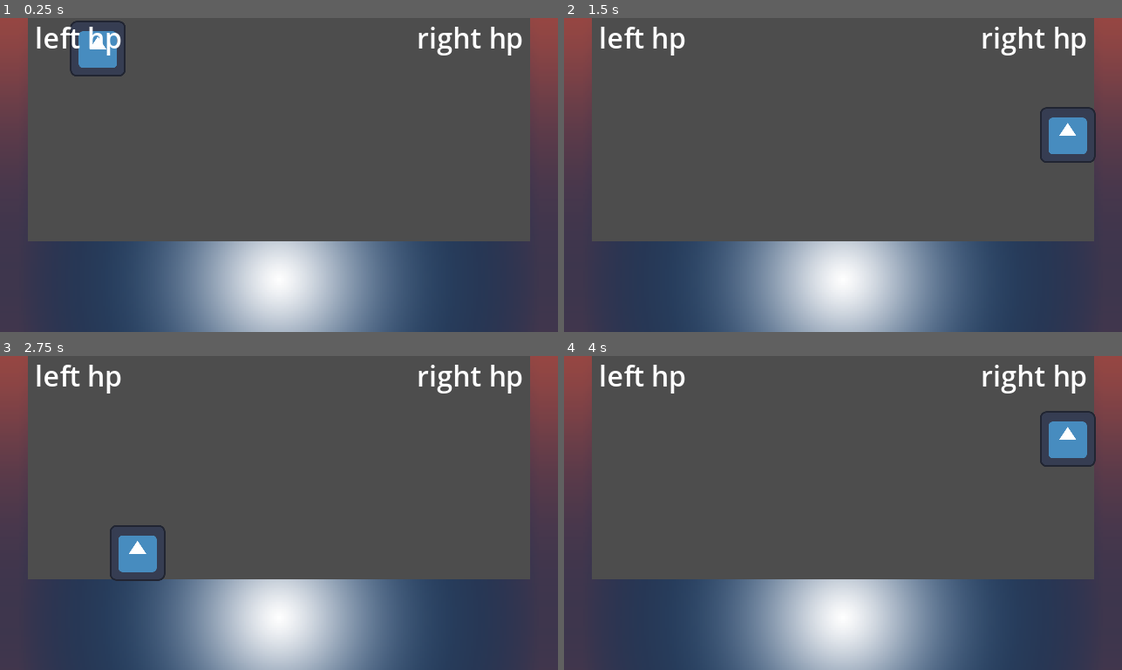
Above: before the commit, frames 1-4 (two rows, left to right).
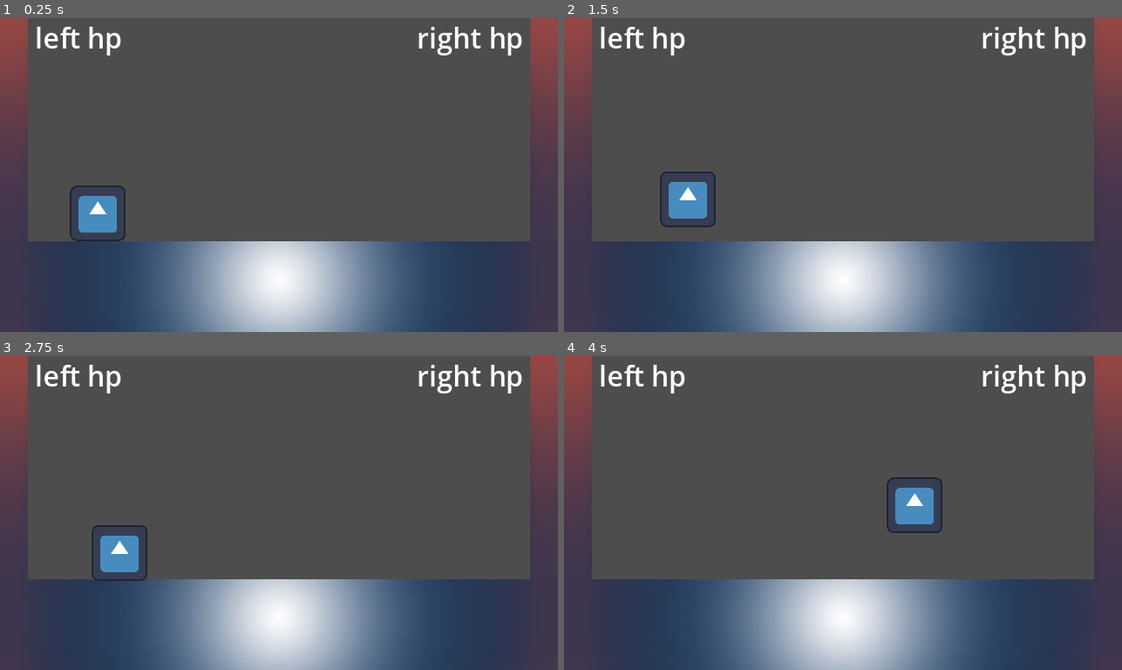
Above: after the commit, the same moments.

Repository: Craig-Holbrook/kc_fighter
Game: Godot game, scene res://stage/stage.tscn
Same seed, same stepped clock (60 frames per second), same inputs: the game is played once before the commit and once after it. This scene is started directly instead of the project's main scene. The engine's default icon, where the game draws it, is replaced by a stand-in: a white triangle on a blue panel in a dark square.
Inputs:
- Up to frame 1 (0.25 s): no input
- Up to frame 2 (1.5 s): tap Enter (ui_accept) at 0.5, 0.6, 0.77, 1.07, 1.35 s; hold Right (ui_right) from 0.53 s (still down)
- Up to frame 3 (2.75 s): tap Enter (ui_accept) at 1.52, 1.82, 2.1 s; release Right (ui_right) at 2.03 s; hold Left (ui_left) from 2.03 s (still down)
- Up to frame 4 (4 s): release Left (ui_left) at 2.78 s; hold Right (ui_right) from 2.78 s (still down); tap Enter (ui_accept) at 2.85, 3.02, 3.32, 3.6, 3.77 s

The runs differ from the first frame. In frame 1, 1.9% of the frame differs, in the area x 12-23%, y 0-72%; in frame 2, 2.0%, in the area x 17-96%, y 28-67%; in frame 3, 1.1%; in frame 4, 2.0%.

Commit message:
added state machine, parent state class, player states

Diff:
--- a/player/player.gd
+++ b/player/player.gd
@@ -1,28 +1,7 @@
 extends CharacterBody2D
 
-
-const SPEED = 300.0
-const JUMP_VELOCITY = -400.0
-
-# Get the gravity from the project settings to be synced with RigidBody nodes.
-var gravity = ProjectSettings.get_setting("physics/2d/default_gravity")
+@onready var state_machine = $PlayerStateMachine as StateMachine
 
 
-func _physics_process(delta):
-	# Add the gravity.
-	if not is_on_floor():
-		velocity.y += gravity * delta
-
-	# Handle jump.
-	if Input.is_action_just_pressed("ui_accept") and is_on_floor():
-		velocity.y = JUMP_VELOCITY
-
-	# Get the input direction and handle the movement/deceleration.
-	# As good practice, you should replace UI actions with custom gameplay actions.
-	var direction = Input.get_axis("ui_left", "ui_right")
-	if direction:
-		velocity.x = direction * SPEED
-	else:
-		velocity.x = move_toward(velocity.x, 0, SPEED)
-
-	move_and_slide()
+func _ready():
+	pass
--- a/player/player.tscn
+++ b/player/player.tscn
@@ -1,7 +1,13 @@
-[gd_scene load_steps=4 format=3 uid="uid://bjc58ru266ooi"]
+[gd_scene load_steps=10 format=3 uid="uid://bjc58ru266ooi"]
 
 [ext_resource type="Texture2D" uid="uid://2mduhi2bdwkg" path="res://icon.svg" id="1_2xoav"]
 [ext_resource type="Script" path="res://player/player.gd" id="1_q8bkg"]
+[ext_resource type="Script" path="res://state_machine/state_machine.gd" id="3_57yuj"]
+[ext_resource type="Script" path="res://player/player_states/player_walking.gd" id="4_f4542"]
+[ext_resource type="Script" path="res://player/player_states/player_idle.gd" id="4_mvfga"]
+[ext_resource type="Script" path="res://player/player_states/player_jump.gd" id="4_tx1r5"]
+[ext_resource type="Script" path="res://player/player_states/player_jump_squat.gd" id="7_xhjwr"]
+[ext_resource type="Script" path="res://player/player_states/player_landing.gd" id="8_yss7n"]
 
 [sub_resource type="CircleShape2D" id="CircleShape2D_8exgp"]
 radius = 15.0
@@ -17,3 +23,22 @@
 [node name="CollisionShape2D" type="CollisionShape2D" parent="."]
 position = Vector2(0, -16)
 shape = SubResource("CircleShape2D_8exgp")
+
+[node name="PlayerStateMachine" type="Node" parent="." node_paths=PackedStringArray("initial_state")]
+script = ExtResource("3_57yuj")
+initial_state = NodePath("PlayerIdle")
+
+[node name="PlayerJump" type="Node" parent="PlayerStateMachine"]
+script = ExtResource("4_tx1r5")
+
+[node name="PlayerWalking" type="Node" parent="PlayerStateMachine"]
+script = ExtResource("4_f4542")
+
+[node name="PlayerIdle" type="Node" parent="PlayerStateMachine"]
+script = ExtResource("4_mvfga")
+
+[node name="PlayerJumpSquat" type="Node" parent="PlayerStateMachine"]
+script = ExtResource("7_xhjwr")
+
+[node name="PlayerLanding" type="Node" parent="PlayerStateMachine"]
+script = ExtResource("8_yss7n")
--- /dev/null
+++ b/player/player_states/player_idle.gd
@@ -0,0 +1,17 @@
+extends State
+class_name PlayerIdle
+
+
+func enter():
+	#play idle animation here
+	pass
+
+
+func update(delta: float):
+	#transition to walking
+	if Input.is_action_pressed("ui_left") or Input.is_action_pressed("ui_right"):
+		state_transition.emit(self, "PlayerWalking")
+
+	#transition to jump squat
+	if Input.is_action_just_pressed("ui_accept"):
+		state_transition.emit(self, "PlayerJumpSquat")
--- /dev/null
+++ b/player/player_states/player_jump.gd
@@ -0,0 +1,21 @@
+extends State
+class_name PlayerJump
+
+const JUMP_VELOCITY = -300.0
+var player: CharacterBody2D
+var gravity = ProjectSettings.get_setting("physics/2d/default_gravity")
+
+
+func enter():
+	player = get_parent().get_parent()
+	player.velocity.y = JUMP_VELOCITY
+	#play jump animation
+
+
+func update(delta: float):
+	player.velocity.y += gravity * delta
+	player.move_and_slide()
+
+	#transition to idle when player hits the ground
+	if player.is_on_floor():
+		state_transition.emit(self, "PlayerLanding")
--- /dev/null
+++ b/player/player_states/player_jump_squat.gd
@@ -0,0 +1,20 @@
+extends State
+class_name PlayerJumpSquat
+
+var frames_left = 5
+
+
+func enter():
+	#play jump squat animation here
+	pass
+
+
+func update(_delta: float):
+	#wait frames_left frames then transition to jump
+	frames_left -= 1
+	if frames_left == 0:
+		state_transition.emit(self, "PlayerJump")
+
+
+func exit():
+	frames_left = 5
--- /dev/null
+++ b/player/player_states/player_landing.gd
@@ -0,0 +1,19 @@
+extends State
+class_name PlayerLanding
+
+var frames_left = 5
+
+
+func enter():
+	#play landing animation
+	pass
+
+
+func update(delta: float):
+	frames_left -= 1
+	if frames_left == 0:
+		state_transition.emit(self, "PlayerIdle")
+
+
+func exit():
+	frames_left = 5
--- /dev/null
+++ b/player/player_states/player_walking.gd
@@ -0,0 +1,32 @@
+extends State
+class_name PlayerWalking
+
+const SPEED = 150
+var player: CharacterBody2D
+
+
+func enter():
+	#play walking animation
+	player = get_parent().get_parent()
+
+
+func update(_delta: float):
+	var direction = Input.get_axis("ui_left", "ui_right")
+	if direction:
+		player.velocity.x = direction * SPEED
+	else:
+		player.velocity.x = move_toward(player.velocity.x, 0, SPEED)
+
+	player.move_and_slide()
+
+	#transition to jump squat
+	if Input.is_action_just_pressed("ui_accept"):
+		state_transition.emit(self, "PlayerJumpSquat")
+
+	#transition to idle
+	if player.velocity.x == 0:
+		state_transition.emit(self, "PlayerIdle")
+
+
+func exit():
+	pass
--- a/project.godot
+++ b/project.godot
@@ -27,6 +27,9 @@
 
 project/assembly_name="kc_fighter"
 
+[editor_plugins]
+
+enabled=PackedStringArray("res://addons/format_on_save/plugin.cfg")
 
 [layer_names]
 
@@ -36,7 +39,3 @@
 [rendering]
 
 textures/canvas_textures/default_texture_filter=0
-
-[editor_plugins]
-
-enabled=PackedStringArray("res://addons/format_on_save/plugin.cfg")
--- a/stage/stage.tscn
+++ b/stage/stage.tscn
@@ -53,4 +53,4 @@
 horizontal_alignment = 2
 
 [node name="Player" parent="." instance=ExtResource("2_q4w8h")]
-position = Vector2(56, 1)
+position = Vector2(56, 128)
--- /dev/null
+++ b/state_machine/state.gd
@@ -0,0 +1,16 @@
+extends Node
+class_name State
+
+signal state_transition
+
+
+func enter():
+	pass
+
+
+func update(_delta: float):
+	pass
+
+
+func exit():
+	pass
--- /dev/null
+++ b/state_machine/state_machine.gd
@@ -0,0 +1,37 @@
+extends Node
+class_name StateMachine
+
+var states := {}
+var current_state: State
+@export var initial_state: State
+
+
+func _ready():
+	for child in get_children():
+		if child is State:
+			states[child.name.to_lower()] = child
+			child.state_transition.connect(change_state)
+
+	if initial_state:
+		initial_state.enter()
+		current_state = initial_state
+
+
+func _physics_process(delta):
+	if current_state:
+		current_state.update(delta)
+
+
+func change_state(source_state: State, new_state_name: String):
+	if source_state != current_state:
+		return
+
+	var new_state = states.get(new_state_name.to_lower())
+	if !new_state:
+		return
+
+	if current_state:
+		current_state.exit()
+
+	new_state.enter()
+	current_state = new_state
